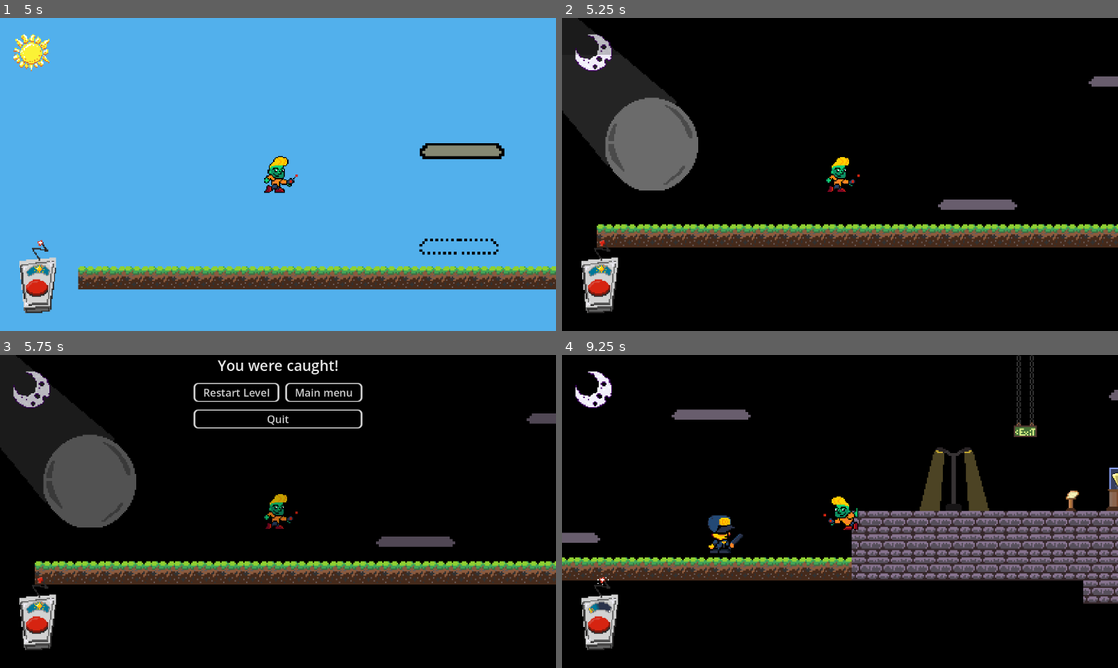
Above: before the commit, frames 1-4 (two rows, left to right).
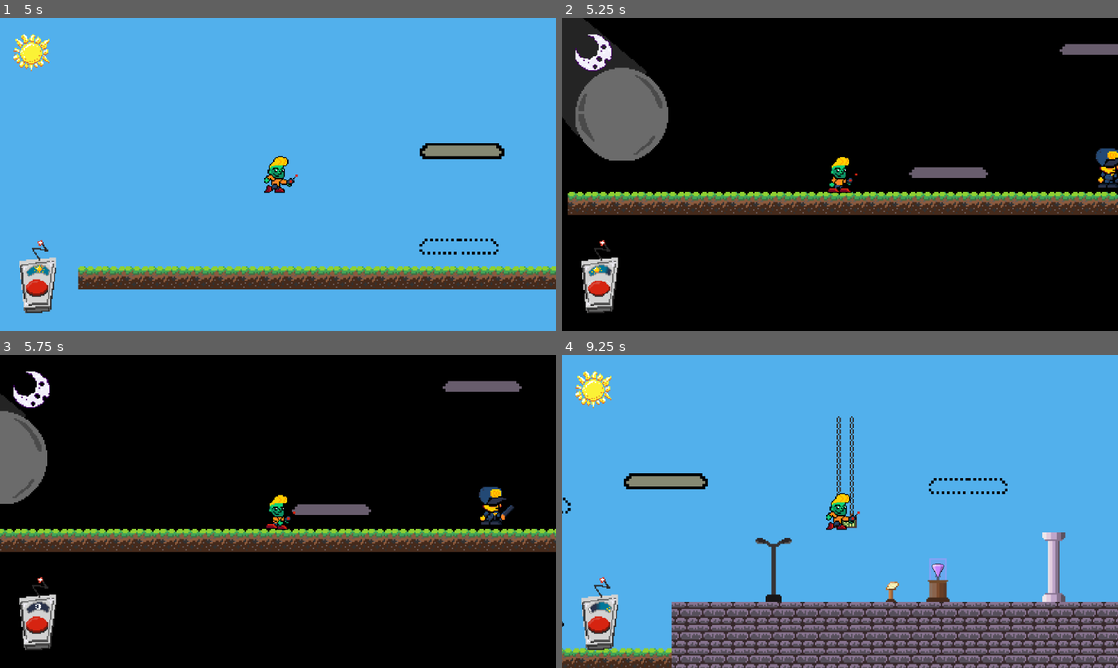
Above: after the commit, the same moments.

Repository: noble-squared/Colorado-Game-Jam
Game: Godot game, scene res://Scenes/game.tscn
Two runs of this game, one before a commit and one after it. Both use one fixed random seed, a clock stepped at 60 frames per second and the inputs below. This scene is started directly instead of the project's main scene.
Inputs (mouse positions are in pixels of both pictures, inside the frame that each line leads up to):
- Up to frame 1 (5 s): hold D (Right) 0.53-2.03 s; tap Space (SwapTime) every 0.75 s from 0.6 to 4.35 s; tap W (Jump) at 0.77, 1.52, 3.02, 3.77, 4.52 s; hold A (Left) 2.03-4.28 s; hold D (Right) from 4.28 s (still down)
- Up to frame 2 (5.25 s): keep holding D (Right); tap Space (SwapTime) at 5.1 s
- Up to frame 3 (5.75 s): keep holding D (Right)
- Up to frame 4 (9.25 s): release D (Right) at 5.75 s; click (801, 392) at 5.75 s, where only the run before the commit has a clickable "Restart Level"; click (801, 511) at 6.5 s, where only the run before the commit has a clickable "Restart Level"; hold D (Right) from 7.28 s (still down); tap Space (SwapTime) at 7.35, 8.1, 8.85 s; tap W (Jump) at 7.52, 8.27, 9.02 s

Frame 1 is identical in both runs. In frame 2, 21% of the frame differs, in the area x 0-100%, y 0-90%; in frame 3, 26%; in frame 4, 98%, in the area x 0-100%, y 0-100%.

Commit message:
Loot now gets bagged and dropped at feet instead of head

Diff:
--- a/Scenes/levels/level_1.tscn
+++ b/Scenes/levels/level_1.tscn
@@ -68,6 +68,7 @@
 position = Vector2(-112, 131)
 
 [node name="Player" parent="." unique_id=1588156878 instance=ExtResource("1_vk57k")]
+position = Vector2(-119.99999, 0)
 
 [node name="TileMapLayer" type="TileMapLayer" parent="." unique_id=1178095831]
 position = Vector2(1, 0)
--- a/Scenes/loot.tscn
+++ b/Scenes/loot.tscn
@@ -4,6 +4,10 @@
 [ext_resource type="Texture2D" uid="uid://bpoj5r6pgovs0" path="res://assets/art/Diamonds.png" id="2_rg653"]
 
 [sub_resource type="CircleShape2D" id="CircleShape2D_dqmmn"]
+
+[sub_resource type="AtlasTexture" id="AtlasTexture_rg653"]
+atlas = ExtResource("2_rg653")
+region = Rect2(0, 0, 32, 32)
 
 [sub_resource type="AtlasTexture" id="AtlasTexture_dvcho"]
 atlas = ExtResource("2_rg653")
@@ -27,6 +31,14 @@
 
 [sub_resource type="SpriteFrames" id="SpriteFrames_4fix1"]
 animations = [{
+"frames": [{
+"duration": 1.0,
+"texture": SubResource("AtlasTexture_rg653")
+}],
+"loop": true,
+"name": &"bag",
+"speed": 5.0
+}, {
 "frames": [{
 "duration": 1.0,
 "texture": SubResource("AtlasTexture_dvcho")
--- a/Scripts/loot.gd
+++ b/Scripts/loot.gd
@@ -4,6 +4,7 @@
 @onready var animated_sprite_2d: AnimatedSprite2D = $AnimatedSprite2D
 
 var rng = RandomNumberGenerator.new()
+var downwardOffset: int = 26
 
 func _ready():
 	Globals.connect("DaySwapped", _on_day_swapped)
@@ -23,15 +24,18 @@
 					break
 			reparent.call_deferred(body)
 			set_deferred("position",Vector2(0,-25))
+			animated_sprite_2d.play("bag") # TBD See if we want to keep
 			collision_shape_2d.set_deferred("disabled",true)
 
 
 
 func _on_day_swapped():
-	get_tree().get_first_node_in_group("Player").set_meta("has_loot", false)
-	var new_position = global_position
-	reparent(get_tree().root)
-	global_position = new_position
+	if (get_tree().get_first_node_in_group("Player").get_meta("has_loot", false)):
+		get_tree().get_first_node_in_group("Player").set_meta("has_loot", false)
+		var new_position = global_position
+		reparent(get_tree().root)
+		global_position = new_position - Vector2(0, -downwardOffset)
 
-	await get_tree().create_timer(1).timeout
-	collision_shape_2d.disabled = false
+		#await get_tree().create_timer(1).timeout
+		#collision_shape_2d.disabled = false
+		collision_shape_2d.set_deferred("disabled", false)
--- a/Scripts/spotlight_ai.gd
+++ b/Scripts/spotlight_ai.gd
@@ -69,11 +69,11 @@
 	disabled = value
 	visible = not value
 	if (value):
-		monitoring = false
 		for body in get_overlapping_bodies():
 			if (body is CharacterBody2D):
 				var playerHealthNode = body.find_child("PlayerHealth")
 				if (playerHealthNode):
 					playerHealthNode.isSpotted = false
+		monitoring = false
 	else:
 		monitoring = true
